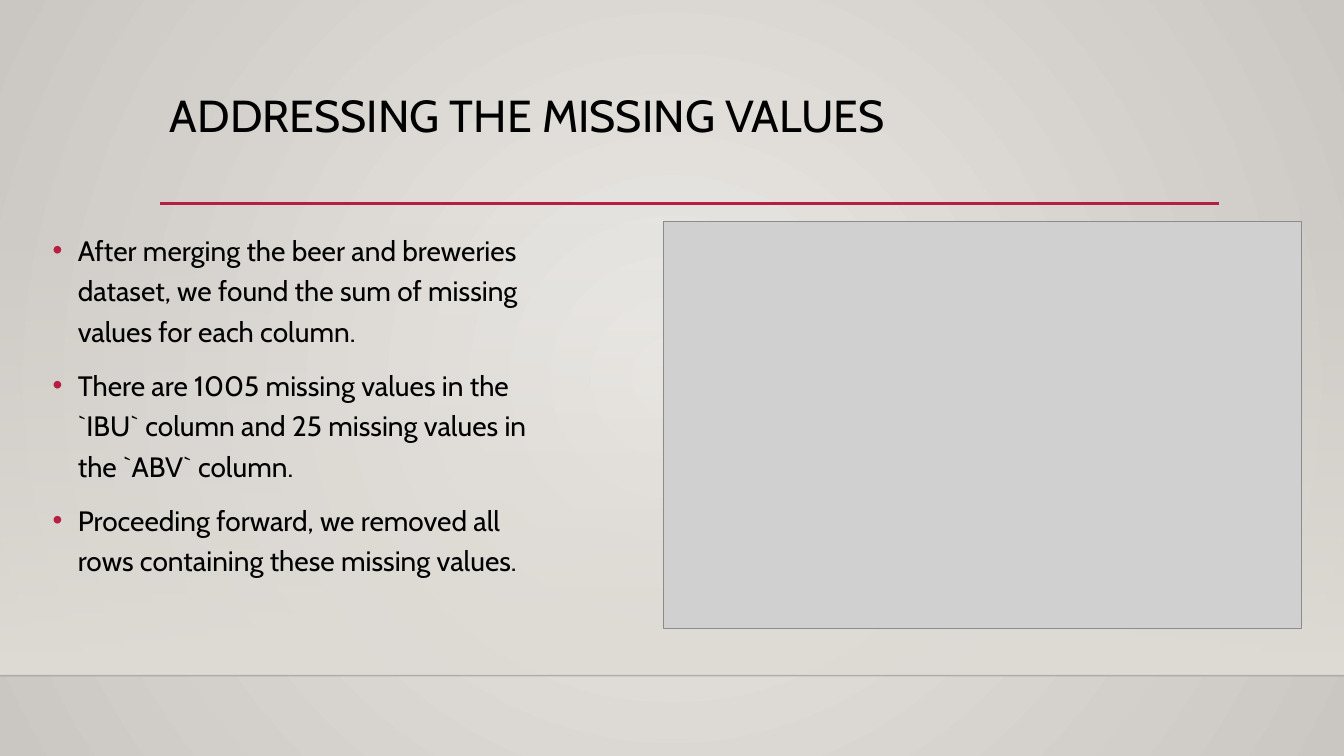
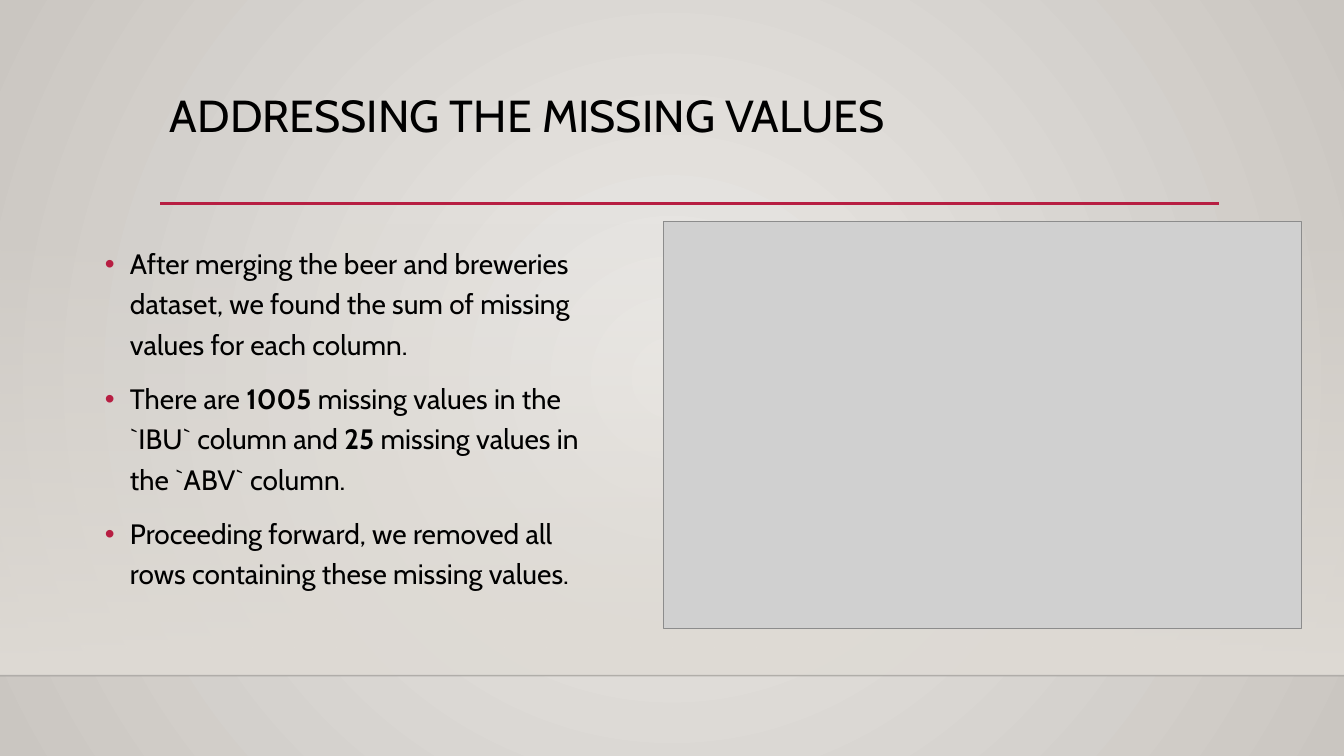
Before and after one commit to sajmera9/BeerCaseStudy1, a slide deck: slide 3 of CaseStudy1_Final_Presentation.pptx. Drawn at 1344x756 pixels with LibreOffice and Linux fonts; fonts in the diff are those of the drawing; grey boxes stand for pictures; background and template pictures are left out. Boxes give left, top, right and bottom in pixels: in the first picture for what was removed or moved away, otherwise in the second. Text is boxed around its words. In the diff, an @@ line names an element or a change of style, - is before the commit and + after.

```diff
--- a/CaseStudy1_Final_Presentation.pptx
+++ b/CaseStudy1_Final_Presentation.pptx
@@ text "After merging the beer and ...": place and size @@
-text "After merging the beer and ..." at [78, 240, 527, 578]
+text "After merging the beer and ..." at [130, 253, 579, 591]
@@ text at [130, 388, 579, 491]: bold on in "1005 25" @@
```
Also in this commit, not shown: 7 other slides changed.
